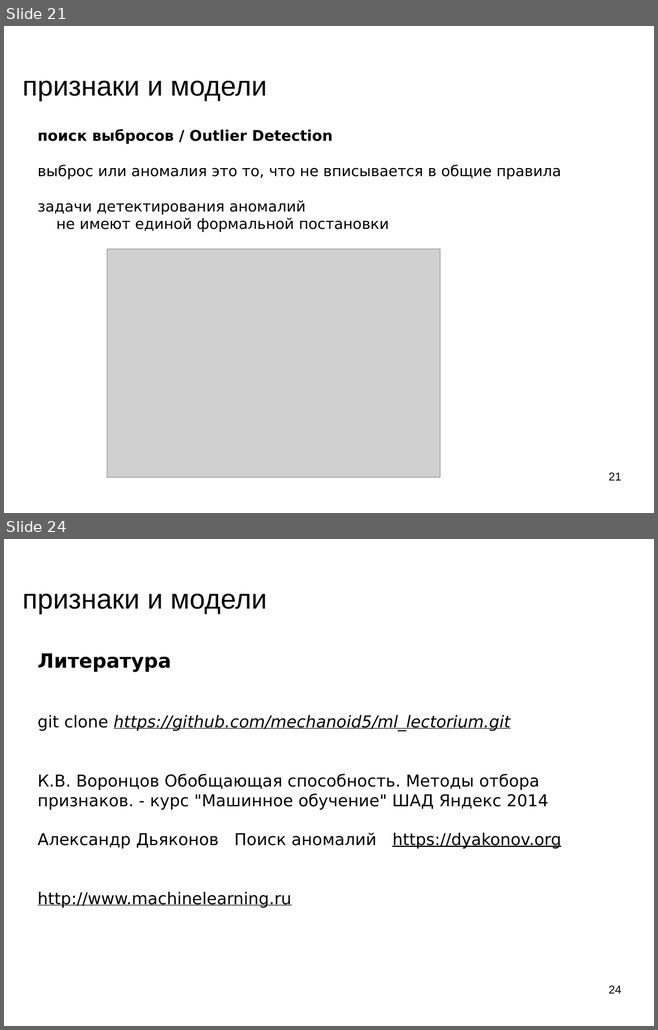
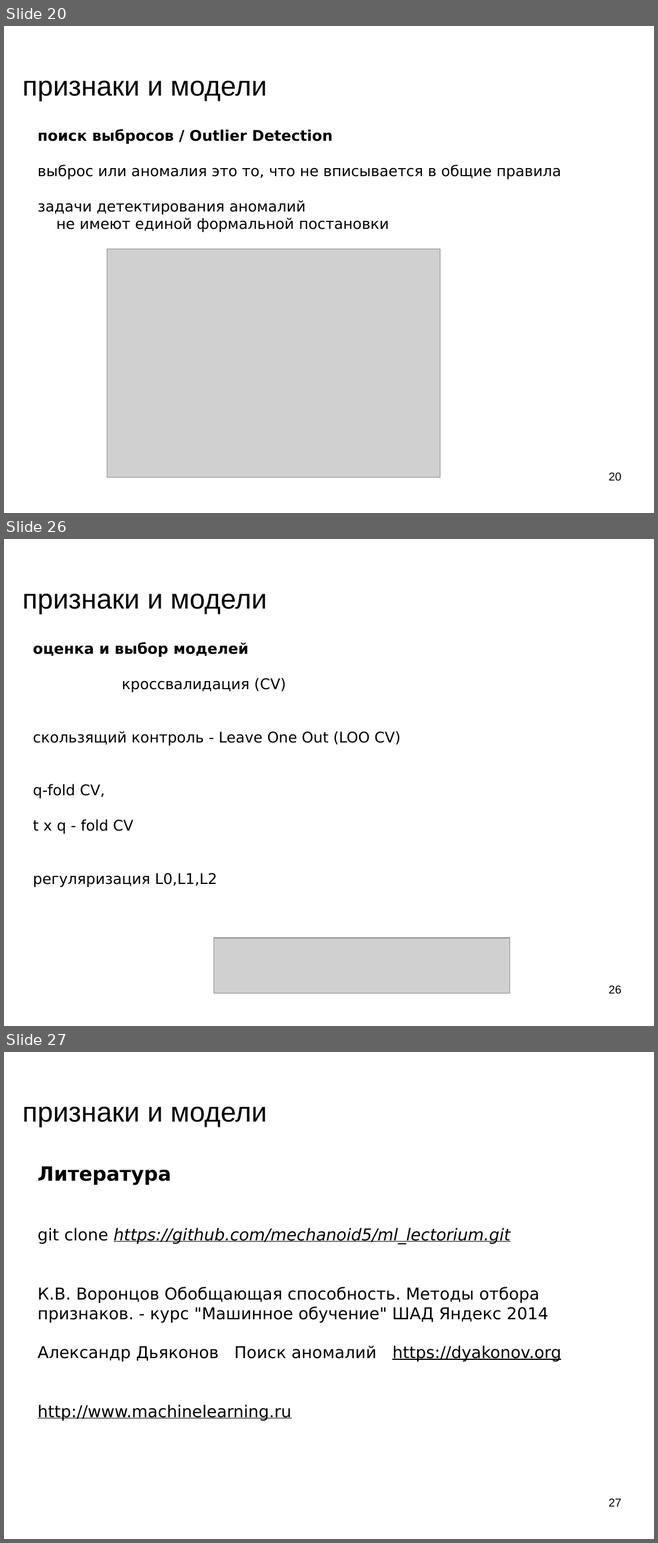
Before and after one commit to mechanoid5/ml_lectorium_legacy, a slide deck: 12-fetch-anomal.odp. Shown one above the other, each under a label of ours: slides 21 and 24 before the commit, slides 20, 26 and 27 after it; the slides between them are not shown. The pictures are 658x1030 and 658x1543 pixels, drawn with LibreOffice and Linux fonts; fonts in the diff are those of the drawing; grey boxes stand for pictures; background and template pictures are left out. Boxes give left, top, right and bottom in pixels: in the first picture for what was removed or moved away, otherwise in the second. Text is boxed around its words. In the diff, an @@ line names an element or a change of style, - is before the commit and + after.

```diff
--- a/12-fetch-anomal.odp
+++ b/12-fetch-anomal.odp
@@ slide 26 added at [4, 539, 654, 1026], background picture (left out) @@
@@ title added at [23, 594, 267, 614], 33.9 pt, text #000000 @@
+признаки и модели
@@ text added at [33, 642, 400, 888], 18 pt, text #000000 @@
+оценка и выбор моделей
+кроссвалидация (CV)
+скользящий контроль - Leave One Out (LOO CV)
+q-fold CV,
+t x q - fold CV
+регуляризация L0,L1,L2
@@ picture added at [214, 938, 510, 994] @@
@@ page number added at [608, 986, 621, 994], 14 pt, text #000000 @@
+26
@@ what was slide 21 is now slide 20 @@
@@ page number at [608, 473, 621, 481]: text changed @@
-21
+20
@@ what was slide 24 is now slide 27 @@
@@ page number at [608, 1499, 621, 1507]: text changed @@
-24
+27
```
Also in this commit, not shown: 4 slides changed, 3 other slides added, 1 slide removed.
